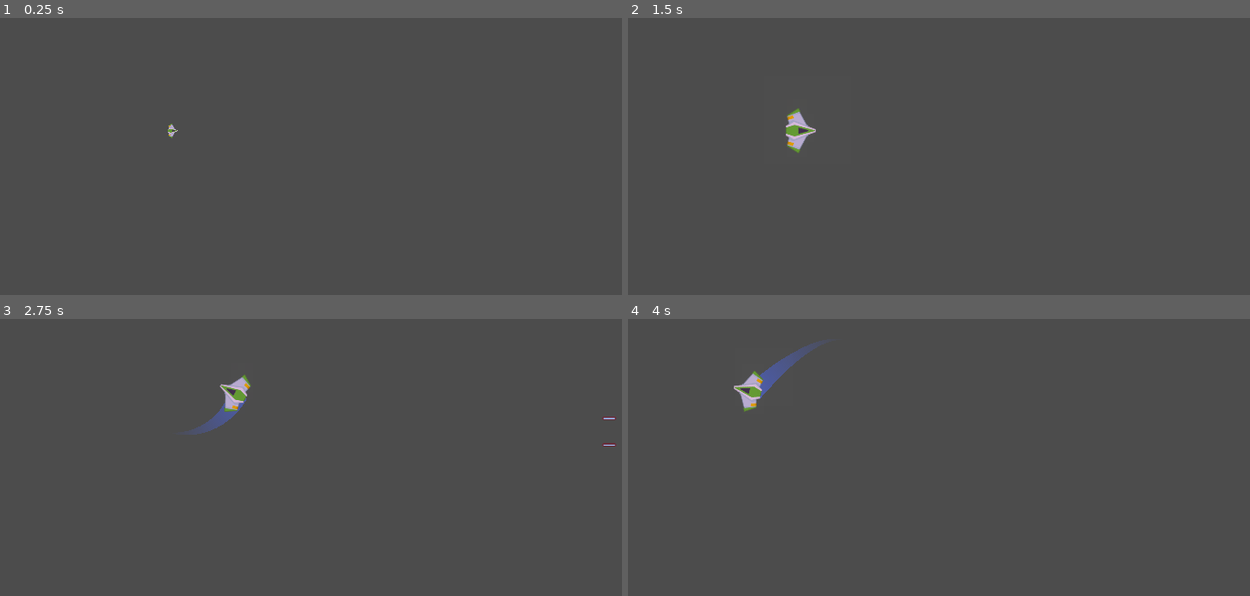
Above: before the commit, frames 1-4 (two rows, left to right).
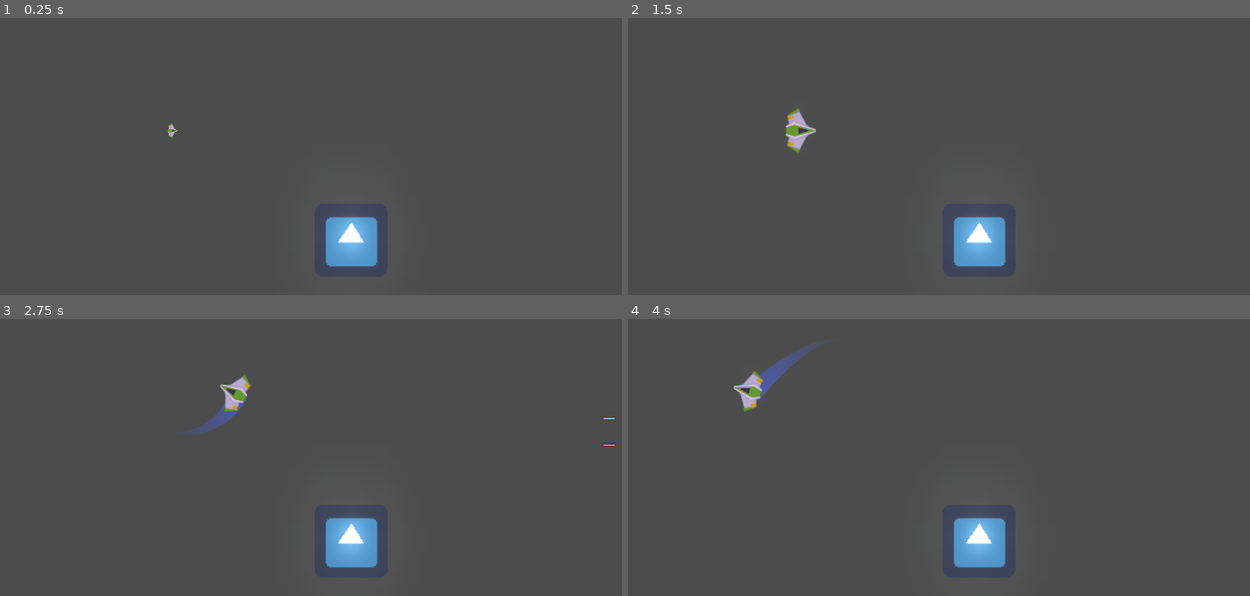
Above: after the commit, the same moments.

Repository: ismael29h/mete0rit0s-juego
Game: Godot game, scene res://Juego/Niveles/NivelTest.tscn
Two runs of this game, one before a commit and one after it. Both use one fixed random seed, a clock stepped at 60 frames per second and the inputs below. The engine's default icon, where the game draws it, is replaced by a stand-in: a white triangle on a blue panel in a dark square.
Inputs:
- Up to frame 1 (0.25 s): no input
- Up to frame 2 (1.5 s): hold W (mover_adelante) 0.53-1.28 s; hold Space (disparo_principal) 0.53-1.28 s; tap Shift (disparo_secundario) at 1.35 s
- Up to frame 3 (2.75 s): tap Enter at 2 s; hold W (mover_adelante) from 2.03 s (still down); hold A (mover_antihorario) from 2.03 s (still down)
- Up to frame 4 (4 s): release A (mover_antihorario) at 2.78 s; tap S (mover_atrás) at 2.85 s; release W (mover_adelante) at 3.53 s; hold D (mover_horario) from 3.53 s (still down)

The runs differ from the first frame. In frame 1, 1.5% of the frame differs, in the area x 52-61%, y 70-90%; in frame 2, 1.5%; in frame 3, 1.5%; in frame 4, 1.5%.

Commit message:
Explosion Player retocada, la calidad es inferior a causa de opengl

Diff:
--- a/Juego/Autoloads/Eventos.gd
+++ b/Juego/Autoloads/Eventos.gd
@@ -1,4 +1,4 @@
 extends Node
 
 signal disparo(proyectil)
-signal nave_destruida(posicion)
+signal nave_destruida(posicion, explosiones)
--- a/Juego/Explosiones/Explosion.tscn
+++ b/Juego/Explosiones/Explosion.tscn
@@ -1,6 +1,7 @@
-[gd_scene load_steps=5 format=2]
+[gd_scene load_steps=6 format=2]
 
 [ext_resource path="res://Juego/Explosiones/sparkle.png" type="Texture" id=1]
+[ext_resource path="res://Juego/Explosiones/ExplosionPlayer.ogg" type="AudioStream" id=2]
 [ext_resource path="res://Juego/Explosiones/puff.png" type="Texture" id=3]
 [ext_resource path="res://Juego/Explosiones/puff_smooth.png" type="Texture" id=5]
 
@@ -103,31 +104,50 @@
 "update": 1,
 "values": [ true, false ]
 }
+tracks/8/type = "audio"
+tracks/8/path = NodePath("ExplosionSFX")
+tracks/8/interp = 1
+tracks/8/loop_wrap = true
+tracks/8/imported = false
+tracks/8/enabled = true
+tracks/8/keys = {
+"clips": [ {
+"end_offset": 0.0,
+"start_offset": 0.0,
+"stream": ExtResource( 2 )
+} ],
+"times": PoolRealArray( 0 )
+}
 
 [node name="Explosion" type="Node2D"]
 z_index = 1
 z_as_relative = false
 
 [node name="SmokeParticles2D" type="CPUParticles2D" parent="."]
-amount = 16
-lifetime = 3.0
+modulate = Color( 0.901961, 0.607843, 0.145098, 1 )
+amount = 32
+lifetime = 1.5
 preprocess = 0.6
 explosiveness = 0.6
 local_coords = false
 texture = ExtResource( 3 )
+gravity = Vector2( 0, 0 )
+initial_velocity = 10.0
 
 [node name="FireTrails" type="Node2D" parent="."]
 
 [node name="FireTrailParticles2D" type="CPUParticles2D" parent="FireTrails"]
-modulate = Color( 1.2, 1.2, 1.2, 1 )
-amount = 50
-lifetime = 0.5
-randomness = 0.5
-local_coords = false
-texture = ExtResource( 5 )
+modulate = Color( 0.901961, 0.607843, 0.145098, 1 )
+amount = 50
+lifetime = 0.5
+randomness = 0.5
+local_coords = false
+texture = ExtResource( 5 )
+gravity = Vector2( 0, 0 )
+initial_velocity = 20.0
 
 [node name="FireTrailParticles2D2" type="CPUParticles2D" parent="FireTrails"]
-modulate = Color( 1.2, 1.2, 1.2, 1 )
+modulate = Color( 0.901961, 0.607843, 0.145098, 1 )
 emitting = false
 amount = 50
 lifetime = 0.5
@@ -135,36 +155,42 @@
 local_coords = false
 draw_order = 1
 texture = ExtResource( 5 )
+initial_velocity = 10.0
 
 [node name="FireTrailParticles2D3" type="CPUParticles2D" parent="FireTrails"]
-modulate = Color( 1.2, 1.2, 1.2, 1 )
-amount = 50
-lifetime = 0.5
-randomness = 0.5
-local_coords = false
-draw_order = 1
-texture = ExtResource( 5 )
+modulate = Color( 0.901961, 0.607843, 0.145098, 1 )
+emitting = false
+amount = 50
+lifetime = 0.5
+randomness = 0.5
+local_coords = false
+draw_order = 1
+texture = ExtResource( 5 )
+initial_velocity = 10.0
 
 [node name="FireTrailParticles2D4" type="CPUParticles2D" parent="FireTrails"]
-modulate = Color( 1.2, 1.2, 1.2, 1 )
-amount = 50
-lifetime = 0.5
-randomness = 0.5
-local_coords = false
-draw_order = 1
-texture = ExtResource( 5 )
+modulate = Color( 0.901961, 0.607843, 0.145098, 1 )
+emitting = false
+amount = 50
+lifetime = 0.5
+randomness = 0.5
+local_coords = false
+draw_order = 1
+texture = ExtResource( 5 )
+initial_velocity = 10.0
 
 [node name="FireTrailParticles2D5" type="CPUParticles2D" parent="FireTrails"]
-modulate = Color( 1.2, 1.2, 1.2, 1 )
-amount = 50
-lifetime = 0.5
-randomness = 0.5
-local_coords = false
-draw_order = 1
-texture = ExtResource( 5 )
+modulate = Color( 0.901961, 0.607843, 0.145098, 1 )
+amount = 50
+lifetime = 0.5
+randomness = 0.5
+local_coords = false
+draw_order = 1
+texture = ExtResource( 5 )
+initial_velocity = 10.0
 
 [node name="FireBurstParticles2D" type="CPUParticles2D" parent="."]
-modulate = Color( 1.2, 1.2, 1.2, 1 )
+modulate = Color( 0.901961, 0.607843, 0.145098, 1 )
 amount = 64
 lifetime = 0.5
 explosiveness = 0.3
@@ -172,14 +198,21 @@
 local_coords = false
 draw_order = 1
 texture = ExtResource( 3 )
+gravity = Vector2( 0, 0 )
+initial_velocity = 10.0
 
 [node name="SparkleParticles2D" type="CPUParticles2D" parent="."]
-modulate = Color( 1.2, 1.2, 1.2, 1 )
+modulate = Color( 0.937255, 0.745098, 0.447059, 1 )
 amount = 32
 explosiveness = 0.2
 randomness = 1.0
 texture = ExtResource( 1 )
+gravity = Vector2( 0, 0 )
+initial_velocity = 10.0
 
 [node name="AnimationPlayer" type="AnimationPlayer" parent="."]
 autoplay = "Explode"
 anims/Explode = SubResource( 17 )
+
+[node name="ExplosionSFX" type="AudioStreamPlayer2D" parent="."]
+bus = "SFX"
--- a/Juego/Naves/Player/Player.gd
+++ b/Juego/Naves/Player/Player.gd
@@ -34,7 +34,7 @@
 		ESTADO.MUERTO:
 			colisionador.set_deferred("disabled", true)
 			canion.set_puede_disparar(true)
-			Eventos.emit_signal("nave_destruida	", global_position)
+			Eventos.emit_signal("nave_destruida", global_position, 3)
 			queue_free()
 		_:
 			print('No debería verse esto')
@@ -114,3 +114,7 @@
 func _on_AnimationPlayer_animation_finished(anim_name:String) -> void:
 	if anim_name == "spawn":
 		controlar_estados(ESTADO.VIVO)
+
+
+func destruir() -> void:
+	controlar_estados(ESTADO.MUERTO)
--- a/Juego/Naves/Player/Player.tscn
+++ b/Juego/Naves/Player/Player.tscn
@@ -60,7 +60,6 @@
 [node name="SpritePlayer" type="Sprite" parent="."]
 modulate = Color( 0.862745, 0.74902, 0.886275, 1 )
 rotation = 1.5708
-scale = Vector2( 1e-05, 1e-05 )
 z_index = 50
 texture = ExtResource( 1 )
 
--- a/Juego/Niveles/Nivel.gd
+++ b/Juego/Niveles/Nivel.gd
@@ -26,7 +26,10 @@
 	contenedor_proyectiles.add_child(proyectil)
 
 
-func _on_nave_destruida(posicion:Vector2) -> void:
-	var nueva_explosion:Node2D = explosion.instance()
-	nueva_explosion.global_position = posicion
-	add_child(nueva_explosion)
+func _on_nave_destruida(posicion:Vector2, explosiones:int) -> void:
+	for i in range(explosiones):
+		var nueva_explosion:Node2D = explosion.instance()
+		nueva_explosion.global_position = posicion
+		# decido usar el contenedor_proyectiles para las explosiones
+		contenedor_proyectiles.add_child(nueva_explosion)
+		yield(get_tree().create_timer(0.17), "timeout")
--- a/Juego/Niveles/NivelTest.tscn
+++ b/Juego/Niveles/NivelTest.tscn
@@ -1,9 +1,10 @@
-[gd_scene load_steps=5 format=2]
+[gd_scene load_steps=6 format=2]
 
 [ext_resource path="res://Juego/Naves/Player/Player.tscn" type="PackedScene" id=1]
 [ext_resource path="res://Juego/Niveles/Nivel.gd" type="Script" id=2]
 [ext_resource path="res://default_env.tres" type="Environment" id=3]
 [ext_resource path="res://Juego/Explosiones/Explosion.tscn" type="PackedScene" id=4]
+[ext_resource path="res://Juego/Test/EnemigoDummy.tscn" type="PackedScene" id=5]
 
 [node name="NivelTest" type="Node2D"]
 script = ExtResource( 2 )
@@ -14,3 +15,6 @@
 
 [node name="Player" parent="." instance=ExtResource( 1 )]
 position = Vector2( 481, 297 )
+
+[node name="EnemigoDummy" parent="." instance=ExtResource( 5 )]
+position = Vector2( 950, 585 )
--- /dev/null
+++ b/Juego/Test/EnemigoDummy.gd
@@ -0,0 +1,10 @@
+extends Node2D
+
+
+func _ready():
+	pass
+
+
+func _on_Area2D_body_entered(body):
+	if body is Player:
+		body.destruir()
--- /dev/null
+++ b/Juego/Test/EnemigoDummy.tscn
@@ -0,0 +1,24 @@
+[gd_scene load_steps=4 format=2]
+
+[ext_resource path="res://icon.png" type="Texture" id=1]
+[ext_resource path="res://Juego/Test/EnemigoDummy.gd" type="Script" id=2]
+
+[sub_resource type="RectangleShape2D" id=1]
+extents = Vector2( 91.5, 89 )
+
+[node name="EnemigoDummy" type="Node2D"]
+z_index = 51
+z_as_relative = false
+script = ExtResource( 2 )
+
+[node name="Sprite" type="Sprite" parent="."]
+scale = Vector2( 3, 3 )
+texture = ExtResource( 1 )
+
+[node name="Area2D" type="Area2D" parent="."]
+
+[node name="CollisionShape2D" type="CollisionShape2D" parent="Area2D"]
+position = Vector2( -0.5, -1 )
+shape = SubResource( 1 )
+
+[connection signal="body_entered" from="Area2D" to="." method="_on_Area2D_body_entered"]
Not shown, added: Juego/Explosiones/ExplosionPlayer.ogg.import
Not shown, added: Juego/Explosiones/ExplosionPlayer.ogg
